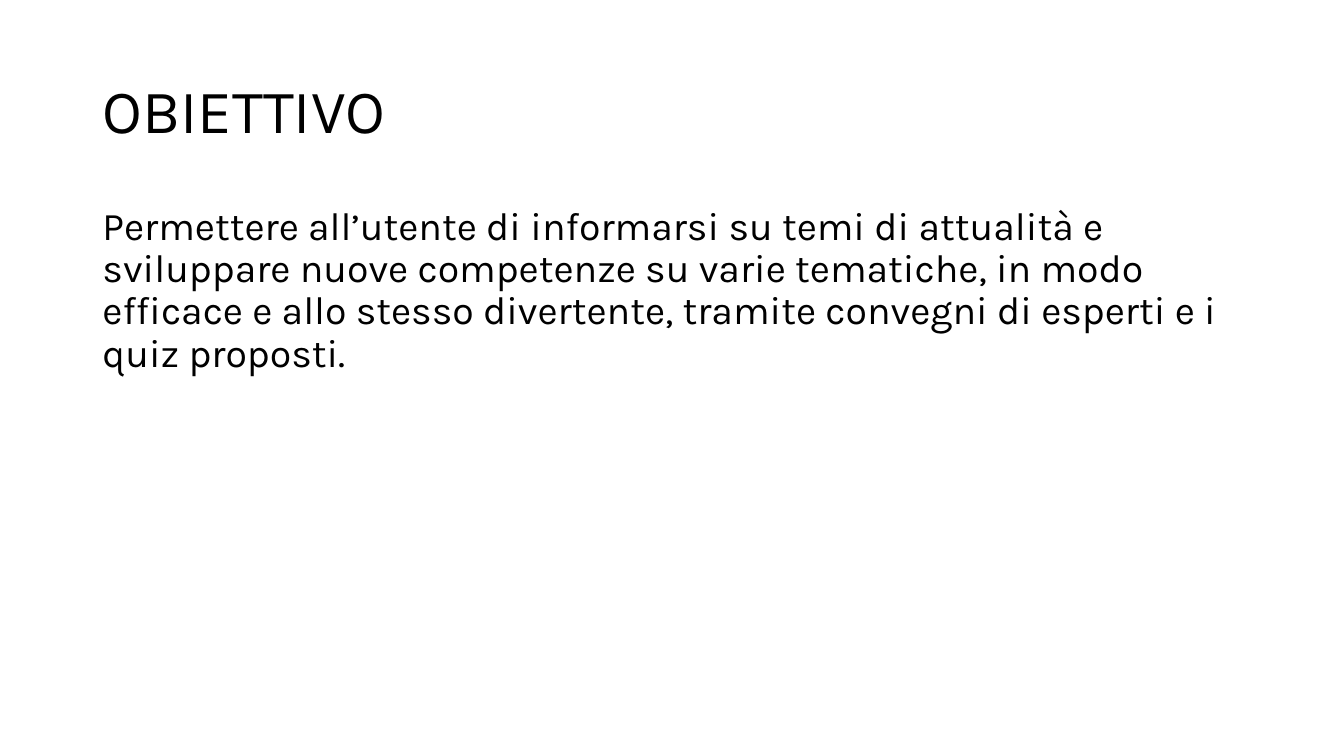
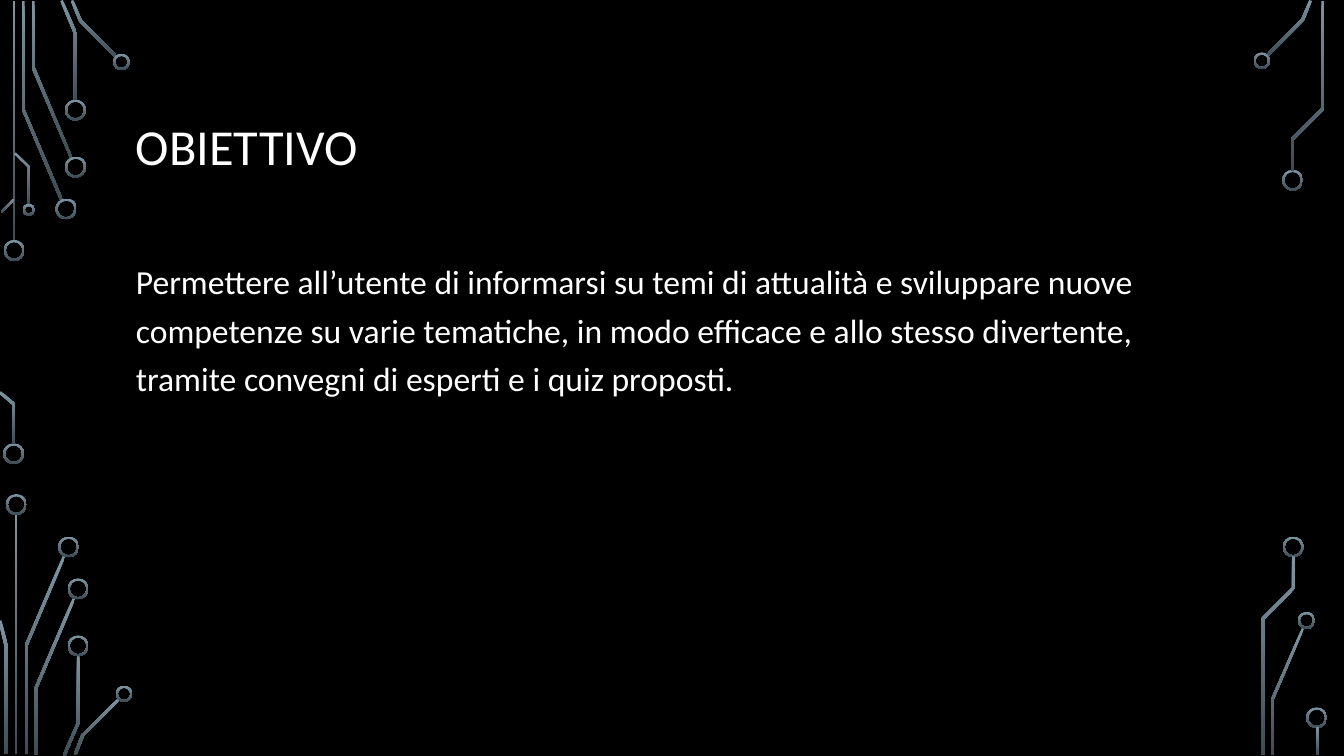
Before and after one commit to carraraFederico/TEDxLearn_ProgettoCloudMobile_2024, a slide deck: slide 3 of TEDxLearn.pptx. Drawn at 1344x756 pixels with LibreOffice and Linux fonts; fonts in the diff are those of the drawing; background and template pictures are left out. Boxes give left, top, right and bottom in pixels: in the first picture for what was removed or moved away, otherwise in the second. Text is boxed around its words. In the diff, an @@ line names an element or a change of style, - is before the commit and + after.

```diff
--- a/TEDxLearn.pptx
+++ b/TEDxLearn.pptx
@@ background #FFFFFF to picture (left out) @@
@@ title "OBIETTIVO": place and size @@
-title "OBIETTIVO" at box(102, 93, 385, 134)
+title "OBIETTIVO" at box(136, 132, 358, 166)
@@ title "OBIETTIVO" at box(136, 132, 358, 166): size 44 to 36 pt, font Karla to Calibri, text colour #000000 to #FFFFFF @@
@@ text "Permettere all’utente di informarsi su ...": place and size @@
-text "Permettere all’utente di informarsi su ..." at box(102, 210, 1216, 377)
+text "Permettere all’utente di informarsi su ..." at box(136, 270, 1132, 397)
@@ text "Permettere all’utente di informarsi su ..." at box(136, 270, 1132, 397): size 28 to 24 pt, font Karla to Calibri, text colour #000000 to #FFFFFF; line spacing 0.9 to 1.2 @@
@@ group added at box(0, 0, 1328, 756): 33 freeform shapes, 3 rectangles @@
```
Also in this commit, not shown: 5 other slides changed.
